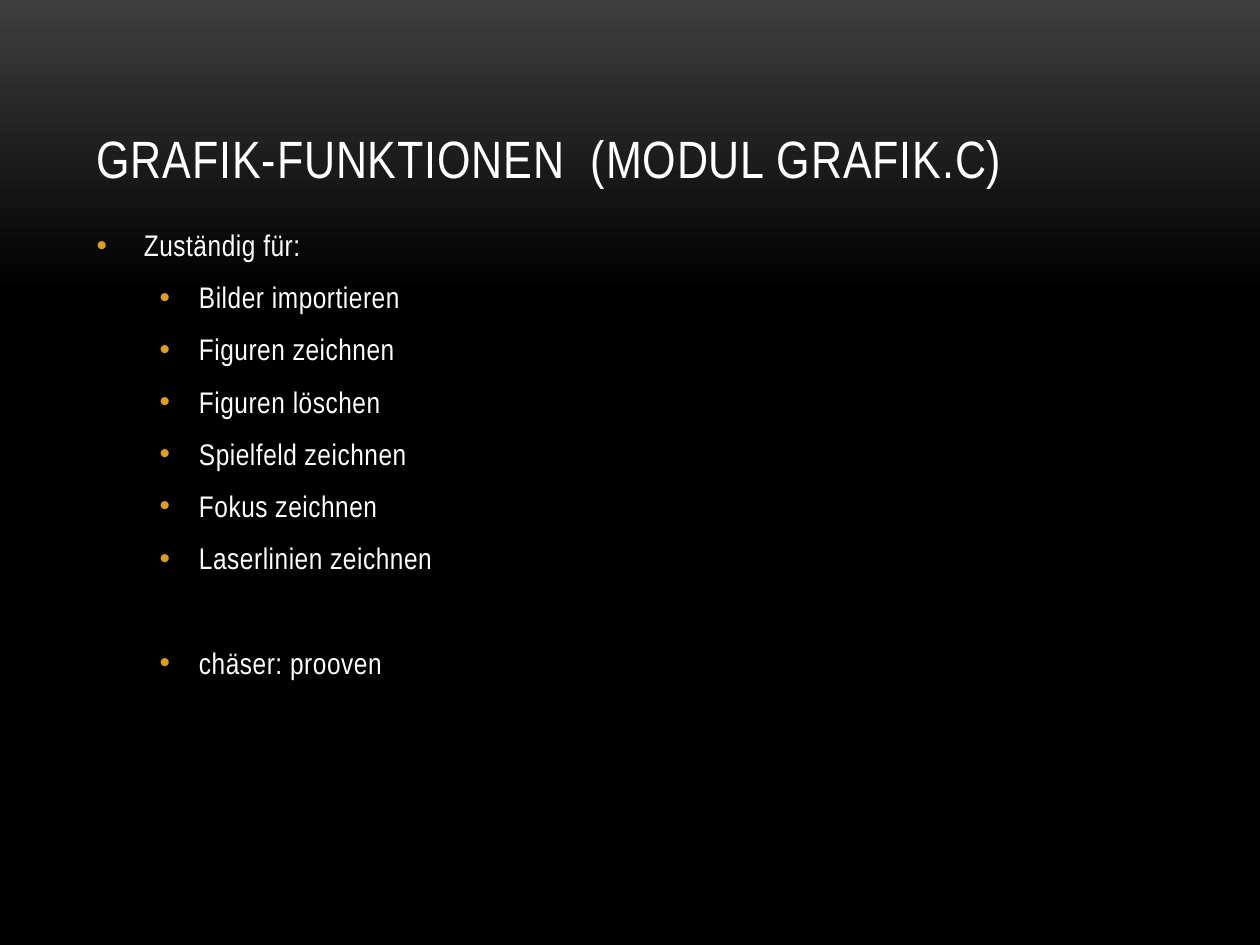
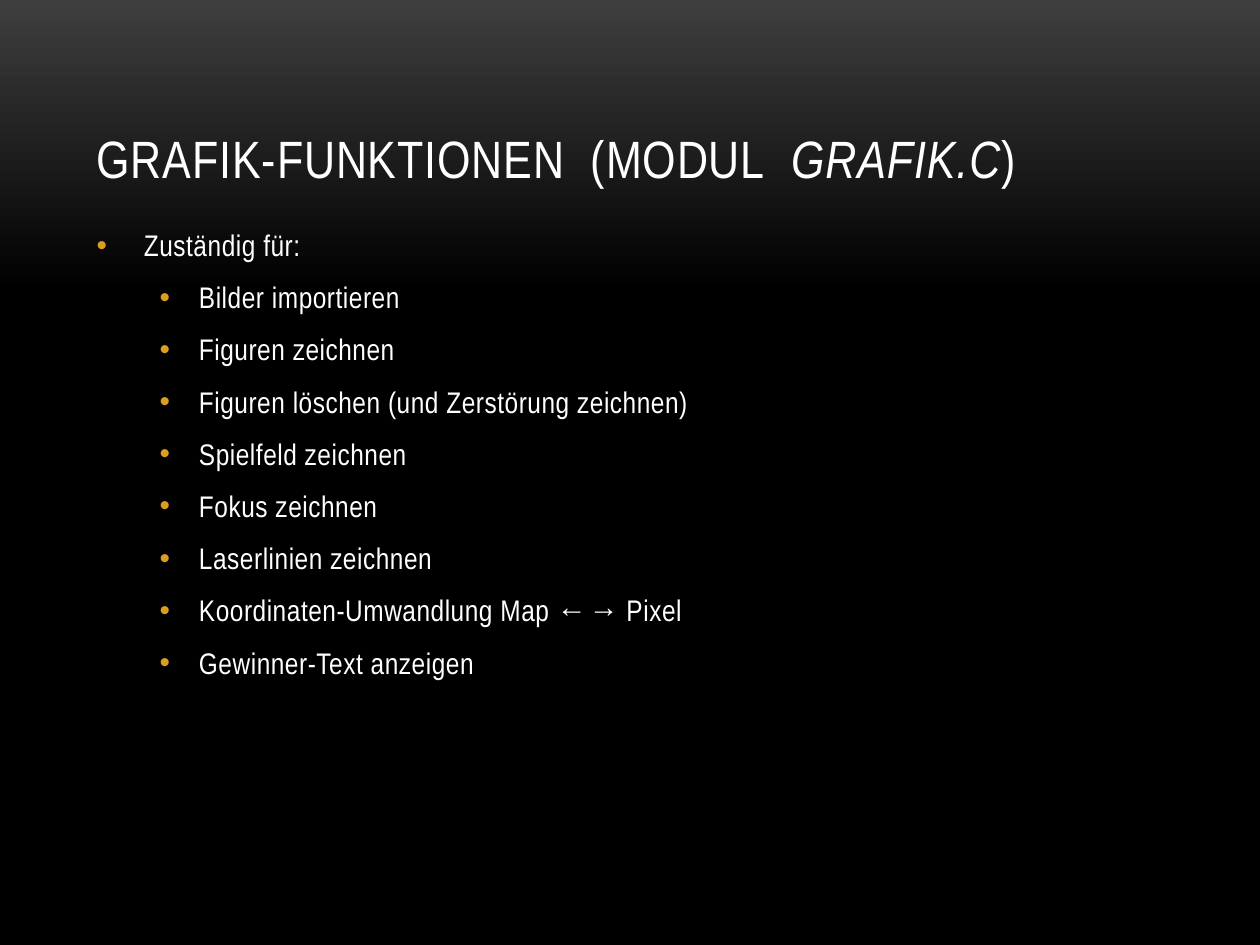
Before and after one commit to stocyr/LaserChess, a slide deck: slide 8 of docs/LaserChess.pptx. Drawn at 1260x945 pixels with LibreOffice and Linux fonts; fonts in the diff are those of the drawing; background and template pictures are left out. Boxes give left, top, right and bottom in pixels: in the first picture for what was removed or moved away, otherwise in the second. Text is boxed around its words. In the diff, an @@ line names an element or a change of style, - is before the commit and + after.

```diff
--- a/docs/LaserChess.pptx
+++ b/docs/LaserChess.pptx
@@ title "GRAFIK-FUNKTIONEN (MODUL GRAFIK.C)" at (x1=97, y1=140, x2=1016, y2=188): italic on in "GRAFIK.C)" @@
@@ text at (x1=199, y1=391, x2=687, y2=419): text changed @@
-  • Figuren löschen
+  • Figuren löschen (und Zerstörung zeichnen)
@@ text at (x1=199, y1=599, x2=681, y2=680): text changed @@
-  • chäser: prooven
+  • Koordinaten-Umwandlung Map ←→ Pixel
+  • Gewinner-Text anzeigen
```
Also in this commit, not shown: 8 other slides changed.
